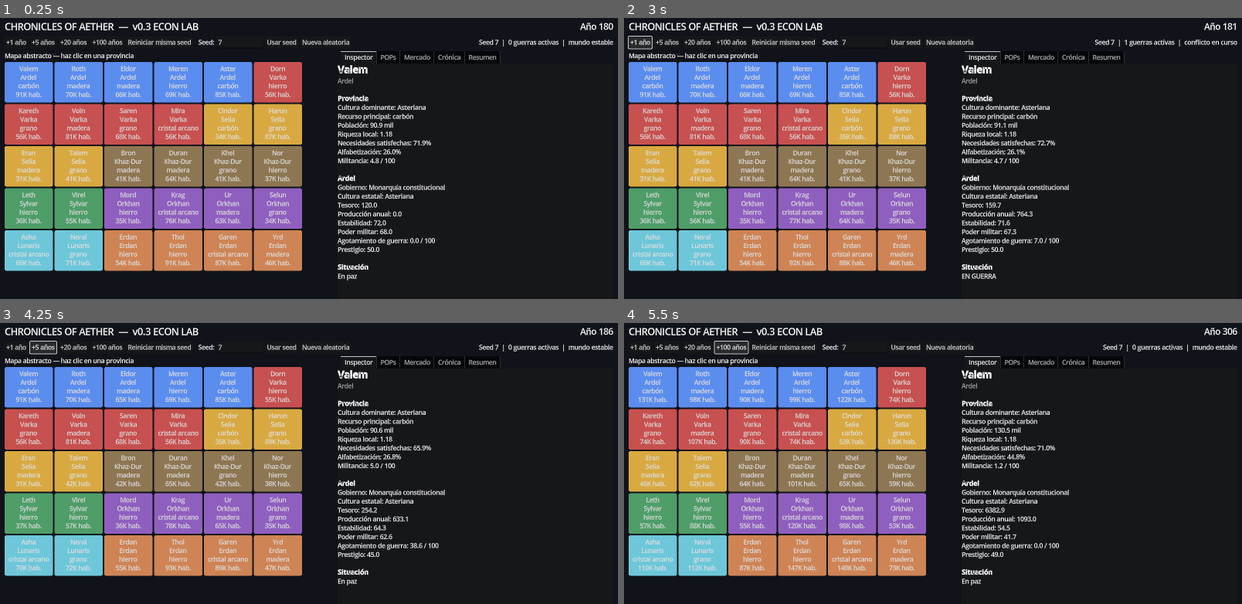
Above: before the commit, frames 1-4 (two rows, left to right).
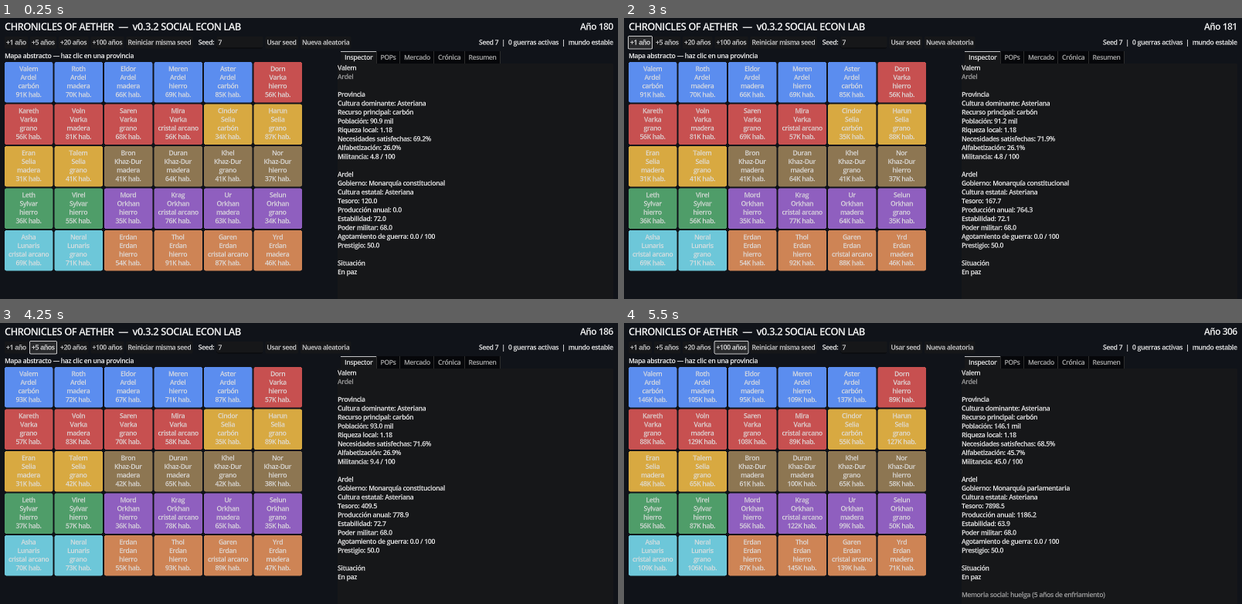
Above: after the commit, the same moments.

Repository: AngelMLoco/vic2-like
Game: Godot game, scene res://src/Main.tscn
The game is run twice, just before and just after one commit, with the same random seed, the same clock (stepped at 60 frames per second) and the same inputs.
Inputs:
- Up to frame 1 (0.25 s): no input
- Up to frame 2 (3 s): click "Reiniciar misma seed" at 0.5 s; click "Reiniciar misma seed" at 1.25 s; click "Reiniciar misma seed" at 2 s; click "+1 año" at 2.75 s
- Up to frame 3 (4.25 s): click "+5 años" at 3.5 s
- Up to frame 4 (5.5 s): click "+20 años" at 4.25 s; click "+100 años" at 5 s

The runs differ from the first frame. In frame 1, 4.4% of the frame differs, in the area x 24-72%, y 1-94%; in frame 2, 4.8%; in frame 3, 4.6%; in frame 4, 5.1%, in the area x 2-78%, y 1-99%.
Error after the commit: Invalid assignment of property or key 'Varka' with value of type 'int' on a base object of type 'int'. (res://src/main.gd:359)

Commit message:
Tune social shocks and war outcomes for v0.3.2

Diff:
--- a/src/main.gd
+++ b/src/main.gd
@@ -125,7 +125,7 @@
     root.add_child(top)
 
     var title := Label.new()
-    title.text = "CHRONICLES OF AETHER  —  v0.3 ECON LAB"
+    title.text = "CHRONICLES OF AETHER  —  v0.3.2 SOCIAL ECON LAB"
     title.add_theme_font_size_override("font_size", 24)
     top.add_child(title)
     top.add_spacer(false)
@@ -354,7 +354,7 @@
 
         for b in countries:
             if a != b:
-                relations[a][b] = rng.randi_range(-10, 25)
+                relations[a] = rng.randi_range(-10, 25)
 
     relations["Ardel"]["Varka"] = -58
     relations["Varka"]["Ardel"] = -58
@@ -788,13 +788,63 @@
         ):
             market_event_cooldowns[good_name] = year + 10
             stats["shortage_crises"] = int(stats["shortage_crises"]) + 1
+            _apply_shortage_pressure(String(good_name), availability, price / base_price)
 
             if good_name == "grano":
-                _major_event("La escasez de grano dispara el precio de los alimentos. Las clases populares comienzan a sentir la crisis.")
+                _major_event("La escasez de grano dispara el precio de los alimentos. Campesinos, obreros y soldados sienten primero la crisis.")
             elif good_name == "cristal arcano":
-                _major_event("El precio del cristal arcano se dispara. Talleres mágicos y gobiernos compiten por reservas cada vez más escasas.")
+                _major_event("El precio del cristal arcano se dispara. Magos, aristócratas y talleres arcanos compiten por reservas cada vez más escasas.")
+            elif good_name == "herramientas":
+                _log("La escasez de herramientas golpea especialmente a mineros, obreros y artesanos.")
             else:
-                _log("Una escasez de %s eleva los precios y presiona los presupuestos familiares." % good_name)
+                _log("Una escasez de %s eleva los precios y presiona a los grupos que más dependen de ese bien." % good_name)
+
+
+func _apply_shortage_pressure(good_name: String, availability: float, price_ratio: float) -> void:
+    var severity: float = clampf((0.72 - availability) * 5.0 + (price_ratio - 1.55) * 0.7, 0.35, 2.4)
+
+    for province_index in range(provinces.size()):
+        var p: Dictionary = provinces[province_index]
+        var pops: Array = p["pops"]
+
+        for pop_index in range(pops.size()):
+            var pop: Dictionary = pops[pop_index]
+            var pop_class: String = String(pop["class"])
+            var basket: Dictionary = CLASS_NEEDS.get(pop_class, {})
+
+            if not basket.has(good_name):
+                continue
+
+            var dependence: float = float(basket[good_name])
+            var class_multiplier: float = 1.0
+
+            if good_name == "grano" and (
+                pop_class == "Campesinos"
+                or pop_class == "Obreros"
+                or pop_class == "Mineros"
+                or pop_class == "Soldados"
+            ):
+                class_multiplier = 1.35
+
+            if good_name == "cristal arcano" and pop_class == "Magos":
+                class_multiplier = 1.80
+
+            if good_name == "herramientas" and (
+                pop_class == "Mineros"
+                or pop_class == "Obreros"
+                or pop_class == "Artesanos"
+            ):
+                class_multiplier = 1.50
+
+            var shock: float = clampf(severity * (0.8 + dependence * 2.4) * class_multiplier, 0.25, 5.0)
+
+            pop["militancy"] = clampf(float(pop["militancy"]) + shock, 0.0, 100.0)
+            pop["wealth"] = maxf(1.0, float(pop["wealth"]) - shock * 0.35)
+            pops[pop_index] = pop
+
+        p["pops"] = pops
+        p["unrest"] = _weighted_pop_value(pops, "militancy")
+        provinces[province_index] = p
 
 
 # -------------------------------------------------------------------
@@ -835,15 +885,15 @@
             growth_rate = clampf(growth_rate, -0.008, 0.006)
             pop["size"] = maxi(1, int(round(float(pop["size"]) * (1.0 + growth_rate))))
 
-            var militancy_delta: float = -0.16
-
-            if needs < 0.62:
-                militancy_delta += (0.62 - needs) * 6.5
-            elif needs > 0.74:
-                militancy_delta -= (needs - 0.74) * 2.8
-
-            if needs < 0.46:
-                militancy_delta += 0.48
+            var militancy_delta: float = -0.08
+
+            if needs < 0.64:
+                militancy_delta += (0.64 - needs) * 7.2
+            elif needs > 0.78:
+                militancy_delta -= (needs - 0.78) * 2.4
+
+            if needs < 0.48:
+                militancy_delta += 0.58
 
             if String(pop["culture"]) != state_culture:
                 militancy_delta += 0.12
@@ -884,7 +934,7 @@
         if cooldown <= 0:
             var unrest: float = float(p["unrest"])
 
-            if unrest >= 72.0 and rng.randf() < 0.045:
+            if unrest >= 68.0 and rng.randf() < 0.035:
                 stats["revolts"] = int(stats["revolts"]) + 1
                 c["stability"] = float(c["stability"]) - 5.5
                 p["social_cooldown"] = 10
@@ -892,7 +942,7 @@
                 _log("Una rebelión estalla en %s contra el gobierno de %s." % [String(p["name"]), owner])
                 _calm_after_social_event(pops, 10.0)
 
-            elif unrest >= 52.0 and rng.randf() < 0.085:
+            elif unrest >= 43.0 and rng.randf() < 0.070:
                 stats["strikes"] = int(stats["strikes"]) + 1
                 c["stability"] = float(c["stability"]) - 1.6
                 c["treasury"] = float(c["treasury"]) - 3.5
@@ -901,7 +951,7 @@
                 _log("Huelgas y disturbios paralizan parte de %s." % String(p["name"]))
                 _calm_after_social_event(pops, 4.5)
 
-            elif unrest >= 34.0 and rng.randf() < 0.065:
+            elif unrest >= 25.0 and rng.randf() < 0.085:
                 stats["protests"] = int(stats["protests"]) + 1
                 c["stability"] = float(c["stability"]) - 0.5
                 p["social_cooldown"] = 3
@@ -982,7 +1032,7 @@
             continue
 
         for b in names:
-            if a == b or not bool(countries[b]["alive"]):
+            if a == b or not bool(countries["alive"]):
                 continue
 
             var drift: int = rng.randi_range(-2, 2)
@@ -990,7 +1040,7 @@
             if countries[a]["rivals"].has(b):
                 drift -= 1
 
-            relations[a][b] = clampi(int(relations[a][b]) + drift, -100, 100)
+            relations[a] = clampi(int(relations[a]) + drift, -100, 100)
 
 
 func _war_logic() -> void:
@@ -1184,13 +1234,16 @@
 
     if candidates.size() > 1:
         var target: int = -1
-
-        for i in candidates:
-            if winner_country["claims"].has(provinces[i]["name"]):
-                target = i
-                break
-
-        if target < 0 and cause.begins_with("acceso a "):
+        var attacker_won: bool = winner == String(w.get("attacker", ""))
+
+        # El objetivo de guerra solo se impone si vence quien lo declaró.
+        if attacker_won and cause == "reclamación territorial":
+            for i in candidates:
+                if winner_country["claims"].has(provinces[i]["name"]):
+                    target = i
+                    break
+
+        if attacker_won and target < 0 and cause.begins_with("acceso a "):
             var desired_resource: String = cause.trim_prefix("acceso a ")
 
             for i in candidates:
@@ -1198,6 +1251,31 @@
                     target = i
                     break
 
+        # Una victoria muy decisiva en una rivalidad puede producir una cesión,
+        # preferentemente donde exista población culturalmente afín.
+        if (
+            attacker_won
+            and target < 0
+            and cause == "rivalidad histórica"
+            and float(w.get("score", 0.0)) >= 6.0
+            and rng.randf() < 0.38
+        ):
+            var winner_culture: String = String(winner_country["culture"])
+
+            for i in candidates:
+                if String(provinces[i]["culture"]) == winner_culture:
+                    target = i
+                    break
+
+            if target < 0 and rng.randf() < 0.30:
+                var smallest_population: int = 2147483647
+
+                for i in candidates:
+                    var candidate_population: int = int(provinces[i]["population"])
+                    if candidate_population < smallest_population:
+                        smallest_population = candidate_population
+                        target = i
+
         if target >= 0:
             taken = String(provinces[target]["name"])
             provinces[target]["owner"] = winner
@@ -1231,7 +1309,10 @@
     if taken != "":
         _log("La guerra termina con victoria de %s. %s cede %s." % [winner, loser, taken])
     else:
-        _log("La guerra termina con victoria de %s, pero el tratado no altera las fronteras." % winner)
+        var reparations: float = minf(18.0, maxf(4.0, float(countries[loser]["treasury"]) * 0.08))
+        countries[loser]["treasury"] = float(countries[loser]["treasury"]) - reparations
+        countries[winner]["treasury"] = float(countries[winner]["treasury"]) + reparations
+        _log("La guerra termina con victoria de %s. No cambian las fronteras, pero %s paga reparaciones." % [winner, loser])
 
 
 func _decay_war_exhaustion() -> void:
@@ -1413,7 +1494,7 @@
     var avg_needs: float = _weighted_pop_value(p["pops"], "needs")
     var avg_literacy: float = _weighted_pop_value(p["pops"], "literacy")
 
-    detail_text.text = "[font_size=24][b]%s[/b][/font_size]\n[color=#aaaaaa]%s[/color]\n\n[b]Provincia[/b]\nCultura dominante: %s\nRecurso principal: %s\nPoblación: %s\nRiqueza local: %.2f\nNecesidades satisfechas: %.1f%%\nAlfabetización: %.1f%%\nMilitancia: %.1f / 100\n\n[b]%s[/b]\nGobierno: %s\nCultura estatal: %s\nTesoro: %.1f\nProducción anual: %.1f\nEstabilidad: %.1f\nPoder militar: %.1f\nAgotamiento de guerra: %.1f / 100\nPrestigio: %.1f\n\n[b]Situación[/b]\n%s" % [
+    detail_text.text = "%s\n[color=#aaaaaa]%s[/color]\n\nProvincia\nCultura dominante: %s\nRecurso principal: %s\nPoblación: %s\nRiqueza local: %.2f\nNecesidades satisfechas: %.1f%%\nAlfabetización: %.1f%%\nMilitancia: %.1f / 100\n\n%s\nGobierno: %s\nCultura estatal: %s\nTesoro: %.1f\nProducción anual: %.1f\nEstabilidad: %.1f\nPoder militar: %.1f\nAgotamiento de guerra: %.1f / 100\nPrestigio: %.1f\n\nSituación\n%s" % [
         String(p["name"]),
         owner,
         String(p["culture"]),
@@ -1447,7 +1528,7 @@
 func _refresh_pops(p: Dictionary) -> void:
     var lines: Array[String] = []
 
-    lines.append("[font_size=22][b]POPs de %s[/b][/font_size]" % String(p["name"]))
+    lines.append("POPs de %s" % String(p["name"]))
     lines.append("[color=#aaaaaa]Sus necesidades ahora dependen de precios, oferta y poder adquisitivo.[/color]\n")
 
     var pops: Array = p["pops"]
@@ -1463,7 +1544,7 @@
             goods_list.append(String(good_name))
 
         lines.append(
-            "[b]%s[/b] — %s\nCultura: %s | Religión: %s\nNecesidades: %.0f%% | Alfabetización: %.0f%%\nRiqueza: %.1f | Militancia: %.1f | Ideología: %s\nCesta: %s\n" % [
+            "%s — %s\nCultura: %s | Religión: %s\nNecesidades: %.0f%% | Alfabetización: %.0f%%\nRiqueza: %.1f | Militancia: %.1f | Ideología: %s\nCesta: %s\n" % [
                 pop_class,
                 _fmt_pop(int(pop["size"])),
                 String(pop["culture"]),
@@ -1483,7 +1564,7 @@
 func _refresh_market() -> void:
     var lines: Array[String] = []
 
-    lines.append("[font_size=24][b]Mercado mundial[/b][/font_size]")
+    lines.append("=== MERCADO MUNDIAL ===")
     lines.append("[color=#aaaaaa]Los precios reaccionan a la oferta y demanda de cada año.[/color]\n")
 
     for good_name in GOODS:
@@ -1502,7 +1583,7 @@
             condition = "exceso de oferta"
 
         lines.append(
-            "[b]%s[/b] — %.2f (%+.0f%%)\nOferta %.1f | Demanda %.1f | Cobertura %.0f%% | %s\n" % [
+            "%s — %.2f (%+.0f%%)\nOferta %.1f | Demanda %.1f | Cobertura %.0f%% | %s\n" % [
                 String(good_name).capitalize(),
                 price,
                 price_change,
@@ -1517,7 +1598,7 @@
 
 
 func _refresh_history() -> void:
-    var lines: Array[String] = ["[font_size=22][b]Crónica del mundo[/b][/font_size]\n"]
+    var lines: Array[String] = ["=== CRÓNICA DEL MUNDO ===\n"]
     var start: int = maxi(0, history.size() - 50)
 
     for i in range(start, history.size()):
@@ -1549,10 +1630,10 @@
 
     var lines: Array[String] = []
 
-    lines.append("[b]RESUMEN DE LA SIMULACIÓN[/b]")
+    lines.append("=== RESUMEN DE LA SIMULACIÓN ===")
     lines.append("[color=#aaaaaa]Seed %d — %d años simulados[/color]" % [current_seed, year - START_YEAR])
     lines.append("")
-    lines.append("[b]Demografía y sociedad[/b]")
+    lines.append("— Demografía y sociedad —")
     lines.append("Población inicial: %s" % _fmt_pop(initial_population))
     lines.append("Población actual: %s (%+.1f%%)" % [_fmt_pop(world_population), growth_percent])
     lines.append("Necesidades medias satisfechas: %.1f%%" % (global_needs * 100.0))
@@ -1560,7 +1641,7 @@
     lines.append("Militancia media: %.1f / 100\n" % global_militancy)
 
     lines.append("")
-    lines.append("[b]Historia generada[/b]")
+    lines.append("— Historia generada —")
     lines.append("Guerras iniciadas: %d" % int(stats["wars"]))
     lines.append("Cambios territoriales: %d" % int(stats["territorial_changes"]))
     lines.append("Protestas: %d" % int(stats["protests"]))
@@ -1571,7 +1652,7 @@
     lines.append("Grandes eventos: %d\n" % int(stats["major_events"]))
 
     lines.append("")
-    lines.append("[b]Estados destacados por dato actual[/b]")
+    lines.append("— Estados destacados —")
     lines.append("Mayor población: %s (%s)" % [biggest_country, _fmt_pop(_country_population(biggest_country))])
     lines.append("Mayor tesoro: %s (%.1f)" % [richest_country, float(countries[richest_country]["treasury"])])
     lines.append("Mayor producción: %s (%.1f)" % [productive_country, float(countries[productive_country]["last_output"])])
